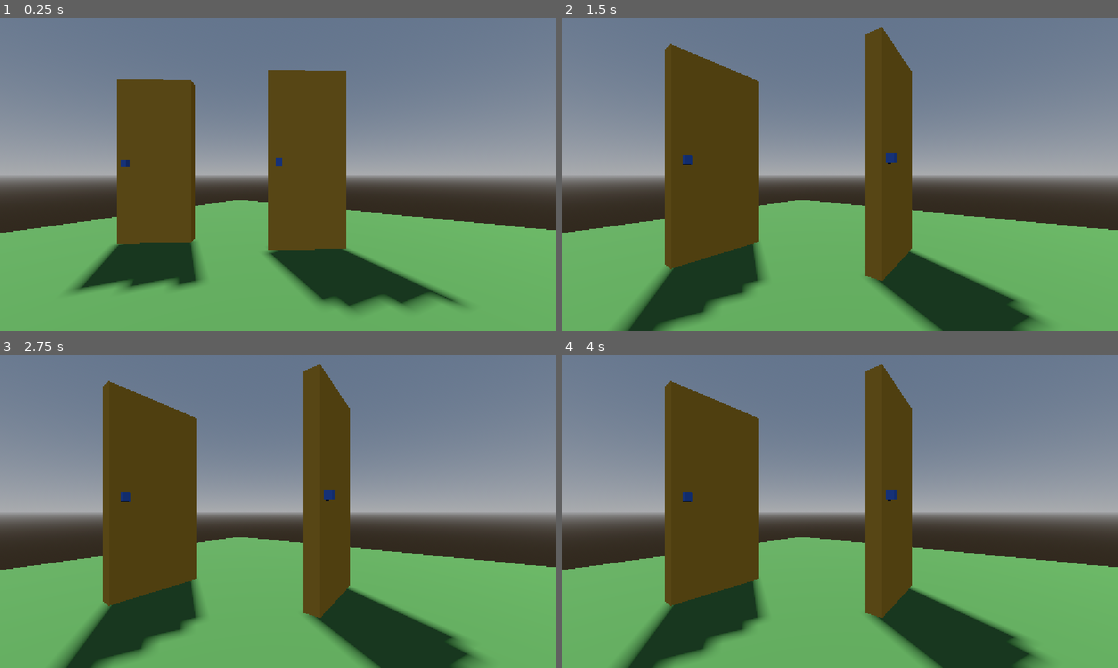
Above: before the commit, frames 1-4 (two rows, left to right).
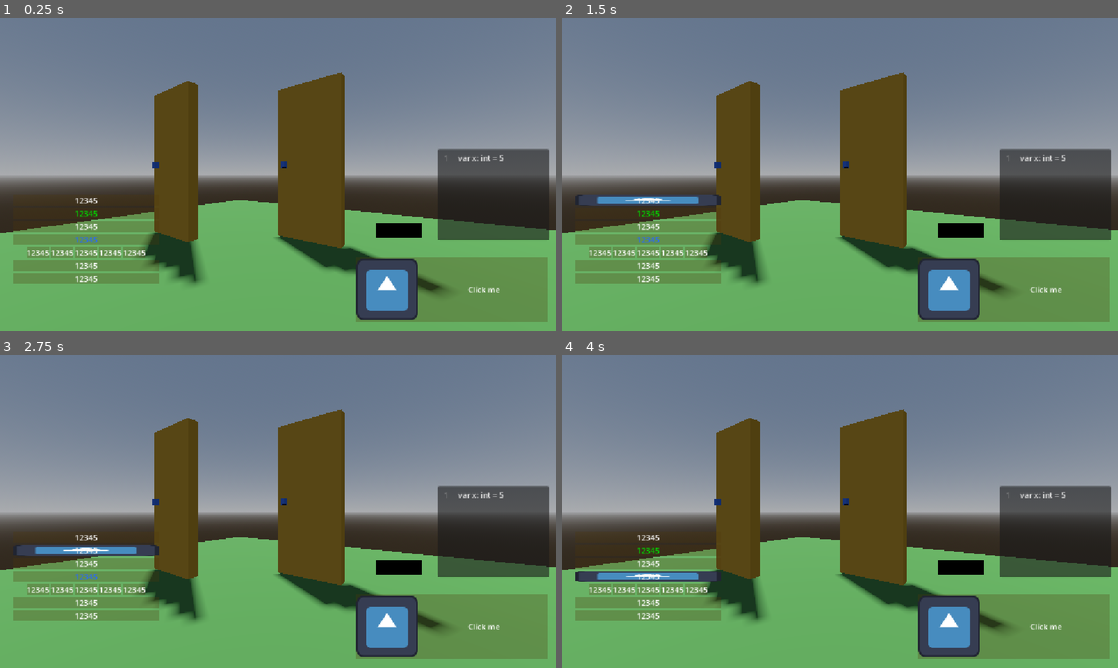
Above: after the commit, the same moments.

Repository: Data1992/pugk26
Game: Godot game, scene res://level_2.tscn
Two runs of this game, one before a commit and one after it. Both use one fixed random seed, a clock stepped at 60 frames per second and the inputs below. The engine's default icon, where the game draws it, is replaced by a stand-in: a white triangle on a blue panel in a dark square.
Inputs (mouse positions are in pixels of both pictures, inside the frame that each line leads up to):
- Up to frame 1 (0.25 s): no input
- Up to frame 2 (1.5 s): click (1012, 290) at 0.5 s, where only the run after the commit has a clickable "Click me"; click (645, 199) at 1.25 s, where only the run after the commit has a clickable "12345"
- Up to frame 3 (2.75 s): click (83, 549) at 2 s, where only the run after the commit has a clickable "12345"
- Up to frame 4 (4 s): click (645, 564) at 2.75 s, where only the run after the commit has a clickable "12345"; click (645, 577) at 3.5 s, where only the run after the commit has a clickable "12345"

The runs differ from the first frame. In frame 1, 23% of the frame differs, in the area x 2-99%, y 16-98%; in frame 2, 30%, in the area x 2-99%, y 2-100%; in frame 3, 30%; in frame 4, 29%.

Commit message:
Introduction to UI

Diff:
--- /dev/null
+++ b/dark_mode_theme.tres
@@ -0,0 +1,16 @@
+[gd_resource type="Theme" format=3 uid="uid://dvndbl0k43muf"]
+
+[ext_resource type="Texture2D" uid="uid://bph3y2mwnqukp" path="res://icon.svg" id="1_fcs3g"]
+
+[sub_resource type="StyleBoxTexture" id="StyleBoxTexture_ktt6o"]
+texture = ExtResource("1_fcs3g")
+
+[sub_resource type="StyleBoxFlat" id="StyleBoxFlat_w37m7"]
+bg_color = Color(0.30709597, 0.21573412, 0.03982697, 0.2784314)
+
+[resource]
+Button/colors/font_color = Color(1, 1, 1, 1)
+Button/styles/hover = SubResource("StyleBoxTexture_ktt6o")
+Button/styles/normal = SubResource("StyleBoxFlat_w37m7")
+PrimaryButton/base_type = &"Button"
+PrimaryButton/colors/font_color = Color(0, 0.847765, 0, 1)
--- a/door.gd
+++ b/door.gd
@@ -2,16 +2,6 @@
 
 @onready var animation_player: AnimationPlayer = %AnimationPlayer
 var is_open: bool = false
-
-# Called when the node enters the scene tree for the first time.
-func _ready() -> void:
-	open()
-
-
-# Called every frame. 'delta' is the elapsed time since the previous frame.
-func _process(delta: float) -> void:
-	pass
-
 
 func open():
 	animation_player.play("open")
--- a/level_2.tscn
+++ b/level_2.tscn
@@ -1,6 +1,7 @@
 [gd_scene format=3 uid="uid://bq6krxfsjeb1"]
 
 [ext_resource type="PackedScene" uid="uid://dublo73fax1mq" path="res://interactive_door.tscn" id="1_jg0dc"]
+[ext_resource type="PackedScene" uid="uid://bth6ko0sn2386" path="res://main_ui.tscn" id="2_nmjpi"]
 
 [sub_resource type="ProceduralSkyMaterial" id="ProceduralSkyMaterial_nmjpi"]
 sky_horizon_color = Color(0.66224277, 0.6717428, 0.6867428, 1)
@@ -40,3 +41,8 @@
 
 [node name="InteractiveDoor2" parent="." unique_id=365591848 instance=ExtResource("1_jg0dc")]
 transform = Transform3D(1, 0, 0, 0, 1, 0, 0, 0, 1, -0.50543094, 0, -0.9508382)
+
+[node name="CanvasLayer" type="CanvasLayer" parent="." unique_id=480945382]
+
+[node name="MainUI" parent="CanvasLayer" unique_id=350260464 instance=ExtResource("2_nmjpi")]
+top_level = true
--- /dev/null
+++ b/light_mode_theme.tres
@@ -0,0 +1,16 @@
+[gd_resource type="Theme" format=3 uid="uid://da5p8qlo45n8s"]
+
+[ext_resource type="Texture2D" uid="uid://bph3y2mwnqukp" path="res://icon.svg" id="1_iy4av"]
+
+[sub_resource type="StyleBoxTexture" id="StyleBoxTexture_ktt6o"]
+texture = ExtResource("1_iy4av")
+
+[sub_resource type="StyleBoxFlat" id="StyleBoxFlat_w37m7"]
+bg_color = Color(0.9283934, 0.7370262, 0.57422024, 0.2784314)
+
+[resource]
+Button/colors/font_color = Color(1, 0.101960786, 0.24313726, 1)
+Button/styles/hover = SubResource("StyleBoxTexture_ktt6o")
+Button/styles/normal = SubResource("StyleBoxFlat_w37m7")
+PrimaryButton/base_type = &"Button"
+PrimaryButton/colors/font_color = Color(0, 0.847765, 0, 1)
--- /dev/null
+++ b/main_ui.tscn
@@ -0,0 +1,109 @@
+[gd_scene format=3 uid="uid://bth6ko0sn2386"]
+
+[ext_resource type="Texture2D" uid="uid://bph3y2mwnqukp" path="res://icon.svg" id="1_2ppmm"]
+[ext_resource type="Theme" uid="uid://dvndbl0k43muf" path="res://dark_mode_theme.tres" id="1_w37m7"]
+
+[node name="MainUI" type="Control" unique_id=350260464]
+layout_mode = 3
+anchors_preset = 15
+anchor_right = 1.0
+anchor_bottom = 1.0
+offset_top = 1.0
+offset_bottom = 1.0
+grow_horizontal = 2
+grow_vertical = 2
+theme = ExtResource("1_w37m7")
+
+[node name="Button" type="Button" parent="." unique_id=648163813]
+layout_mode = 1
+anchors_preset = 3
+anchor_left = 1.0
+anchor_top = 1.0
+anchor_right = 1.0
+anchor_bottom = 1.0
+offset_left = -414.0
+offset_top = -155.0
+offset_right = -16.0
+offset_bottom = -19.0
+grow_horizontal = 0
+grow_vertical = 0
+text = "Click me"
+icon = ExtResource("1_2ppmm")
+
+[node name="ColorPickerButton" type="ColorPickerButton" parent="." unique_id=1371416031]
+layout_mode = 0
+offset_left = 779.0
+offset_top = 423.0
+offset_right = 875.0
+offset_bottom = 454.0
+text = "Pick a color"
+
+[node name="CodeEdit" type="CodeEdit" parent="." unique_id=1426199913]
+layout_mode = 0
+offset_left = 907.0
+offset_top = 271.0
+offset_right = 1138.0
+offset_bottom = 459.0
+text = "var x: int = 5"
+gutters_draw_line_numbers = true
+
+[node name="VBoxContainer" type="VBoxContainer" parent="." unique_id=1457640427]
+layout_mode = 1
+anchors_preset = 2
+anchor_top = 1.0
+anchor_bottom = 1.0
+offset_left = 26.0
+offset_top = -283.0
+offset_right = 330.0
+offset_bottom = -23.0
+grow_vertical = 0
+
+[node name="Button" type="Button" parent="VBoxContainer" unique_id=1448059506]
+layout_mode = 2
+text = "12345"
+
+[node name="Button2" type="Button" parent="VBoxContainer" unique_id=1262361821]
+layout_mode = 2
+theme_type_variation = &"PrimaryButton"
+text = "12345"
+
+[node name="Button3" type="Button" parent="VBoxContainer" unique_id=196165927]
+layout_mode = 2
+text = "12345"
+
+[node name="Button5" type="Button" parent="VBoxContainer" unique_id=2013581531]
+layout_mode = 2
+theme_override_colors/font_color = Color(0.15186122, 0.40680802, 1, 1)
+text = "12345"
+
+[node name="HBoxContainer" type="HBoxContainer" parent="VBoxContainer" unique_id=767001265]
+layout_mode = 2
+alignment = 1
+
+[node name="Button6" type="Button" parent="VBoxContainer/HBoxContainer" unique_id=352906360]
+layout_mode = 2
+text = "12345"
+
+[node name="Button7" type="Button" parent="VBoxContainer/HBoxContainer" unique_id=1778514060]
+layout_mode = 2
+text = "12345"
+
+[node name="Button9" type="Button" parent="VBoxContainer/HBoxContainer" unique_id=442620835]
+layout_mode = 2
+text = "12345"
+
+[node name="Button10" type="Button" parent="VBoxContainer/HBoxContainer" unique_id=1528766446]
+layout_mode = 2
+text = "12345"
+
+[node name="Button8" type="Button" parent="VBoxContainer/HBoxContainer" unique_id=2139182289]
+layout_mode = 2
+text = "12345"
+
+[node name="Button7" type="Button" parent="VBoxContainer" unique_id=224736853]
+layout_mode = 2
+text = "12345"
+
+[node name="Button8" type="Button" parent="VBoxContainer" unique_id=897144728]
+layout_mode = 2
+text = "12345"
